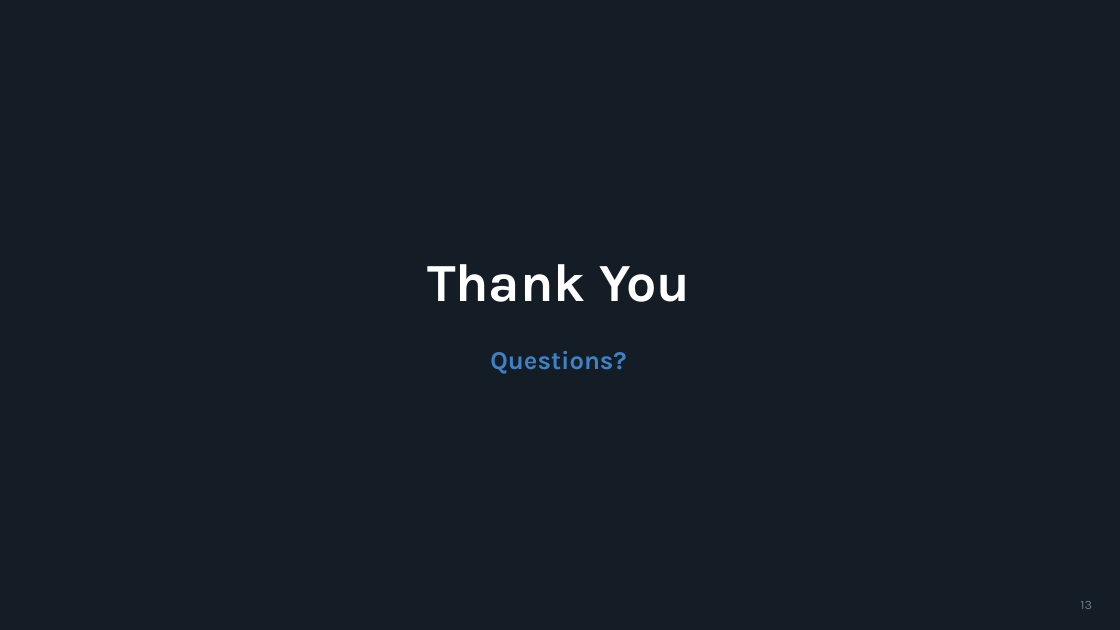
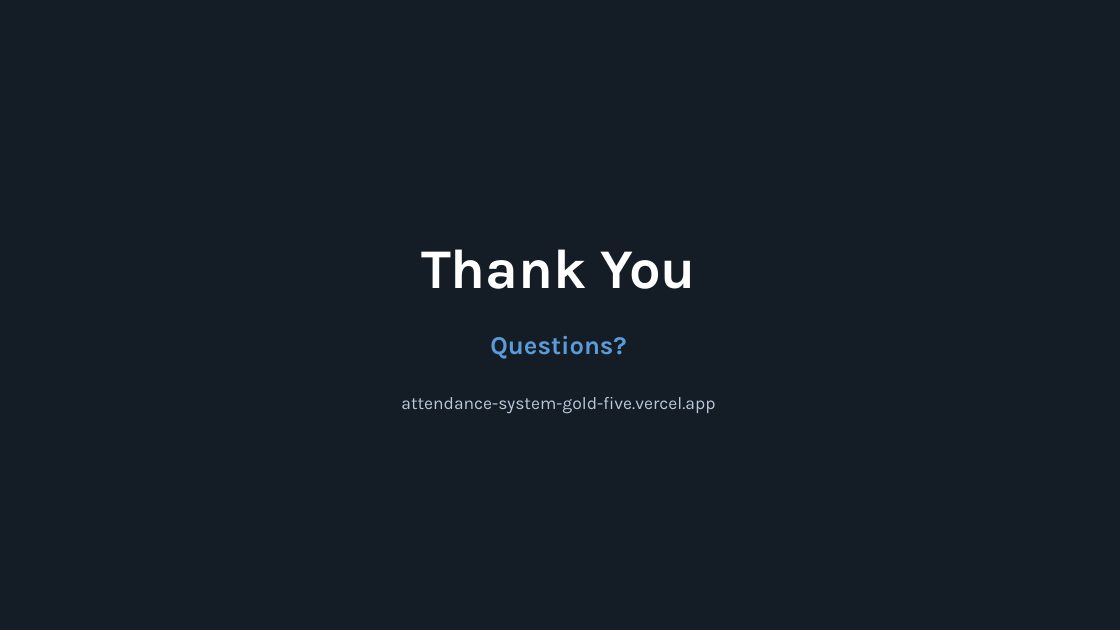
Before and after one commit to suleymantofik0-byte/attendance-system, a slide deck: slide 13 of Attendance-System-Presentation.pptx. Drawn at 1120x630 pixels with LibreOffice and Linux fonts; fonts in the diff are those of the drawing. Boxes give left, top, right and bottom in pixels: in the first picture for what was removed or moved away, otherwise in the second. Text is boxed around its words. In the diff, an @@ line names an element or a change of style, - is before the commit and + after.

```diff
--- a/Attendance-System-Presentation.pptx
+++ b/Attendance-System-Presentation.pptx
@@ text "Thank You": place and size @@
-text "Thank You" at box(427, 264, 690, 302)
+text "Thank You" at box(421, 249, 696, 289)
@@ text "Thank You" at box(421, 249, 696, 289): size 46 to 48 pt @@
@@ text "Questions?": place and size @@
-text "Questions?" at box(490, 351, 626, 374)
+text "Questions?" at box(490, 336, 626, 359)
@@ text "Questions?" at box(490, 336, 626, 359): text colour #3E82C4 to #5B9BD8 @@
@@ text added at box(401, 397, 715, 414), 15 pt, text #B9C9DA @@
+attendance-system-gold-five.vercel.app
@@ text removed at box(1080, 601, 1092, 609) @@
-13
```
Also in this commit, not shown: 12 other slides changed.
